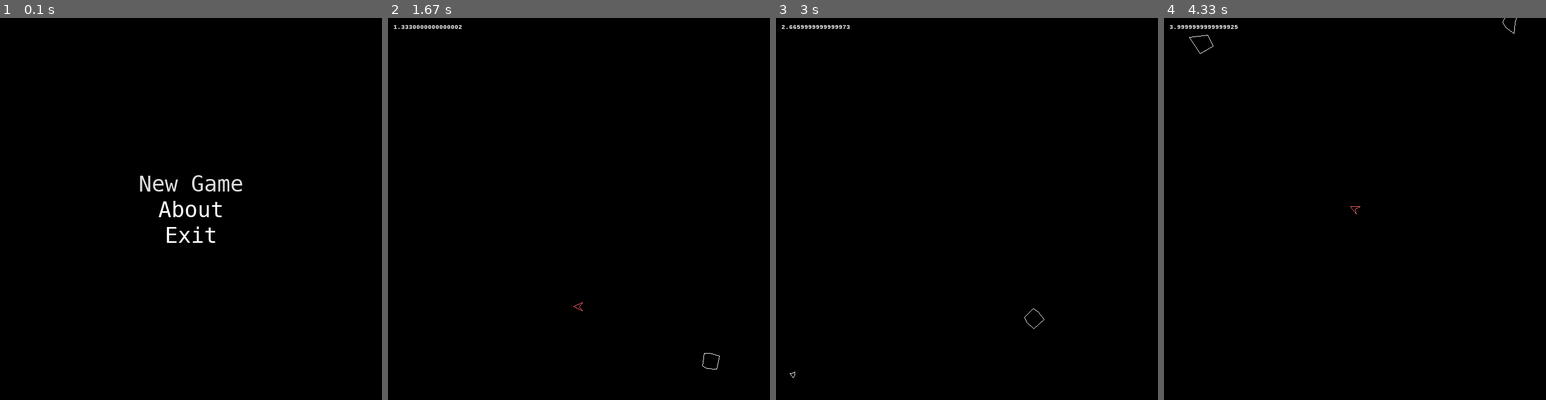
Above: before the commit, frames 1-4 (left to right).
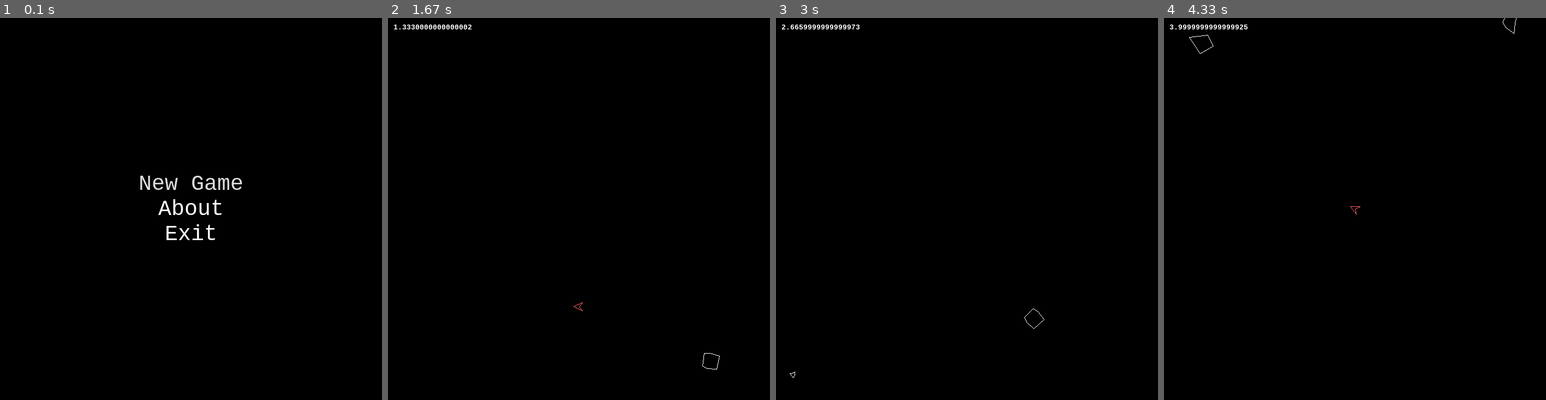
Above: after the commit, the same moments.

Repository: osa1/pygame-playground
Game: pygame game, started from astroids/game.py
Same seed, same stepped clock (60 frames per second), same inputs: the game is played once before the commit and once after it. The source is Python 2; it was converted automatically to run under Python 3.
Inputs:
- Up to frame 1 (0.1 s): no input
- Up to frame 2 (1.67 s): tap Enter at 0.33 s; hold Up 0.67-1.13 s; hold Right 1.17-1.63 s
- Up to frame 3 (3 s): hold Left 1.67-2.2 s; hold Down 2.23-2.53 s; hold Left 2.57-2.97 s
- Up to frame 4 (4.33 s): tap Enter at 3.4 s; hold Right from 3.73 s (still down)

The runs differ from the first frame. In frame 1, 0.8% of the frame differs, in the area x 36-64%, y 41-59%; in frame 2, 0.2%; in frame 3, 0.2%; in frame 4, 0.2%.

Commit message:
fix sysfonts

Diff:
--- a/astroids/game.py
+++ b/astroids/game.py
@@ -27,7 +27,7 @@
     game_state.key_listeners.append(game_menu.key_pressed)
 
     score = 0
-    score_font = pygame.font.SysFont("Consolas", 13, (255, 255, 255))
+    score_font = pygame.font.SysFont("Monospace", 13, (255, 255, 255))
 
     while True:
         pressed = pygame.key.get_pressed()
--- a/astroids/menu.py
+++ b/astroids/menu.py
@@ -33,7 +33,7 @@
 
 class Menu:
     def __init__(self):
-        self.font = pygame.font.SysFont("Monaco", 40)
+        self.font = pygame.font.SysFont("Monospace", 40)
 
         self.create_menu()
         self.selected = 0
